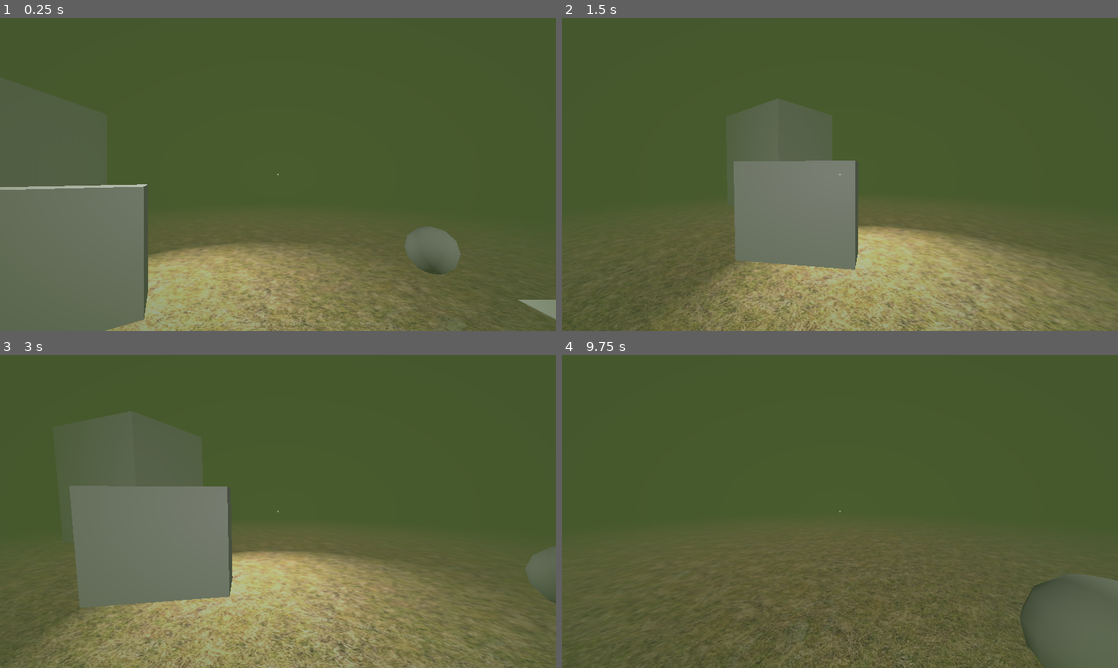
Above: before the commit, frames 1-4 (two rows, left to right).
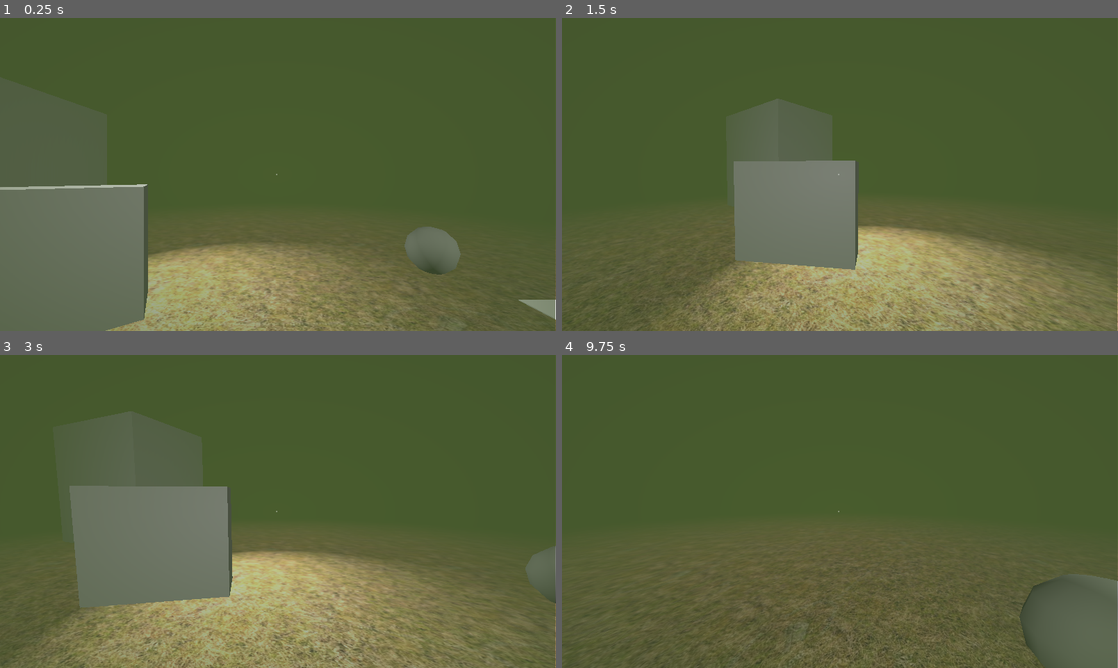
Above: after the commit, the same moments.

Repository: Sea-Men-Studios/Despair
Game: Godot game, scene res://scenes/test_environment.tscn
Same seed, same stepped clock (60 frames per second), same inputs: the game is played once before the commit and once after it. Sound files missing from this copy of the repository are replaced by a short silence.
Inputs (mouse positions are in pixels of both pictures, inside the frame that each line leads up to):
- Up to frame 1 (0.25 s): no input
- Up to frame 2 (1.5 s): tap Enter at 0.5 s; move the mouse to (867, 174) at 0.52 s; hold P (freecam_toggle) 0.53-1.28 s; hold W (forwards) from 0.53 s (still down); click (867, 174) at 0.67 s; tap Space at 1.25 s; move the mouse to (812, 174) at 1.27 s; tap E (interact) at 1.35 s
- Up to frame 3 (3 s): keep holding W (forwards); tap Enter at 2 s; move the mouse to (289, 505) at 2.02 s; tap Q at 2.1 s; tap Space at 2.75 s; move the mouse to (272, 517) at 2.77 s; tap Shift at 2.85 s; click (272, 517) at 2.92 s
- Up to frame 4 (9.75 s): tap Enter at 3.5 s; move the mouse to (878, 514) at 3.52 s; tap Alt at 3.6, 7.35 s; tap Space at 4.25 s; move the mouse to (795, 508) at 4.27 s; tap P (freecam_toggle) at 4.35 s; move the mouse to (845, 511) at 5.02 s; hold E (interact) 5.03-5.78 s; click (845, 511) at 5.17 s; move the mouse to (817, 505) at 5.77 s; release W (forwards) at 5.78 s; hold D (right) 5.78-6.53 s; tap Q at 5.85, 9.6 s; move the mouse to (867, 511) at 6.52 s; hold W (forwards) 6.53-8.78 s; tap Shift at 6.6 s; move the mouse to (812, 511) at 7.27 s; click (812, 511) at 7.42 s; move the mouse to (851, 505) at 8.02 s; hold P (freecam_toggle) 8.03-8.78 s; move the mouse to (834, 517) at 8.77 s; hold A (left) 8.78-9.53 s; tap E (interact) at 8.85 s; move the mouse to (878, 514) at 9.52 s; hold W (forwards) from 9.53 s (still down); click (878, 514) at 9.67 s

The runs differ from the first frame. In frame 1, less than 0.1% of the frame differs, in the area x 49-100%, y 49-100%; in frame 2, less than 0.1%; in frame 3, less than 0.1%; in frame 4, less than 0.1%.

Commit message:
Added music fading

Diff:
--- a/project.godot
+++ b/project.godot
@@ -18,7 +18,6 @@
 
 window/size/viewport_width=1920
 window/size/viewport_height=1080
-window/size/mode=3
 window/stretch/mode="viewport"
 window/stretch/aspect="expand"
 window/vsync/vsync_mode=0
--- a/scenes/Player.tscn
+++ b/scenes/Player.tscn
@@ -48,15 +48,22 @@
 
 [node name="GUI" type="Control" parent="." unique_id=2118452655]
 layout_mode = 3
-anchors_preset = 0
-offset_right = 1920.0
-offset_bottom = 1080.0
+anchors_preset = 15
+anchor_right = 1.0
+anchor_bottom = 1.0
+offset_left = -3.0
+offset_right = -3.0
+grow_horizontal = 2
+grow_vertical = 2
 
 [node name="Vignette" type="ColorRect" parent="GUI" unique_id=2027000484]
 material = SubResource("ShaderMaterial_mdl7e")
-layout_mode = 0
-offset_right = 1920.0
-offset_bottom = 1080.0
+layout_mode = 1
+anchors_preset = 15
+anchor_right = 1.0
+anchor_bottom = 1.0
+grow_horizontal = 2
+grow_vertical = 2
 mouse_filter = 2
 
 [node name="Crosshair" type="PanelContainer" parent="GUI" unique_id=796088482]
--- a/scenes/test_environment.tscn
+++ b/scenes/test_environment.tscn
@@ -3,6 +3,7 @@
 [ext_resource type="Texture2D" uid="uid://dav75n60ubaek" path="res://assets/textures/sky.jpg" id="3_frvy6"]
 [ext_resource type="PackedScene" uid="uid://dulbjs303pf3h" path="res://scenes/Player.tscn" id="3_nbain"]
 [ext_resource type="Texture2D" uid="uid://2rrm25svrirb" path="res://assets/textures/dead_grass.jpg" id="4_b2arr"]
+[ext_resource type="Script" uid="uid://vngle3pmw87b" path="res://src/game/music_collider.gd" id="5_2qg6i"]
 [ext_resource type="FontFile" uid="uid://bdc5pulf3pph6" path="res://assets/fonts/Philophobia-0p8d.ttf" id="5_q7yga"]
 [ext_resource type="Script" uid="uid://bwgft50o7gqha" path="res://src/debug/fps.gd" id="6_b2arr"]
 [ext_resource type="Script" uid="uid://bn3i3o85qv2ar" path="res://src/objects/test_grabbable.gd" id="6_frvy6"]
@@ -53,6 +54,9 @@
 material = SubResource("StandardMaterial3D_gh7k3")
 subdivide_depth = 1
 
+[sub_resource type="BoxShape3D" id="BoxShape3D_xhnq4"]
+size = Vector3(1, 9.499023, 9.696289)
+
 [sub_resource type="Resource" id="Resource_wwk3j"]
 script = ExtResource("7_hb1a6")
 audio = ExtResource("18_wwk3j")
@@ -140,6 +144,15 @@
 
 [node name="CollisionShape3D" type="CollisionShape3D" parent="World/MeshInstance3D/StaticBody3D" unique_id=97510277]
 shape = SubResource("ConcavePolygonShape3D_5qein")
+
+[node name="MusicCollider" type="Area3D" parent="World" unique_id=947431066 node_paths=PackedStringArray("music_controller")]
+transform = Transform3D(1, 0, 0, 0, 1, 0, 0, 0, 1, -13.3981695, 5.4527225, 0)
+script = ExtResource("5_2qg6i")
+music_controller = NodePath("../../MusicController")
+song_index = 1
+
+[node name="CollisionShape3D" type="CollisionShape3D" parent="World/MusicCollider" unique_id=1243136123]
+shape = SubResource("BoxShape3D_xhnq4")
 
 [node name="Player" parent="." unique_id=136917392 instance=ExtResource("3_nbain")]
 transform = Transform3D(1, 0, 0, 0, 1, 0, 0, 0, 1, 0, 3.6298447, 0)
--- /dev/null
+++ b/src/game/music_collider.gd
@@ -0,0 +1,14 @@
+extends Area3D
+
+@export var music_controller: AudioStreamPlayer
+@export var song_index: int
+
+var toggled: bool = false
+
+func _ready():
+	body_entered.connect(_on_body_entered)
+
+func _on_body_entered(area) -> void:
+	if area.name == "Player" and toggled == false:
+		music_controller.set_song(song_index)
+		toggled = false
--- a/src/game/music_controller.gd
+++ b/src/game/music_controller.gd
@@ -1,4 +1,7 @@
 extends AudioStreamPlayer
+
+var regular_volume: int = -5
+var fade_length: float = 1.5
 
 var music_folder: String = "res://assets/audio/music/"
 
@@ -7,11 +10,42 @@
 	load(music_folder + "Area_1_ALT__Entrapped.mp3"),
 ]
 
+var music_started: bool = false
+var next_song_index: int = 0
+
 func _ready() -> void:
-	var mp3: AudioStreamMP3 = music[1]
-	volume_db = -10
-	set_stream(mp3)
-	play()
+	volume_db = -5
+	set_song(0)
 
 func _on_audio_stream_finished() -> void:
 	play()
+
+func set_song(index: int) -> void:
+	if music_started == true:
+		next_song_index = index
+		var fade_out_tween = get_tree().create_tween()
+		fade_out_tween.tween_property(self, "volume_db", -40, fade_length)
+		fade_out_tween.tween_callback(start_next_song.bind(fade_out_tween))
+	else:
+		var mp3: AudioStreamMP3 = music[index]
+
+		set_stream(mp3)
+		print("now playing: ", mp3)
+		play()
+		music_started = true
+
+func start_next_song(object: Tween):
+	object.stop()
+
+	var mp3: AudioStreamMP3 = music[next_song_index]
+
+	set_stream(mp3)
+	print("now playing: ", mp3)
+	play()
+
+	var fade_in_tween = get_tree().create_tween()
+	fade_in_tween.tween_property(self, "volume_db", regular_volume, fade_length)
+	fade_in_tween.tween_callback(end_fade_in.bind(fade_in_tween))
+
+func end_fade_in(object: Tween):
+	object.stop()
Not shown, added: src/game/music_collider.gd.uid
